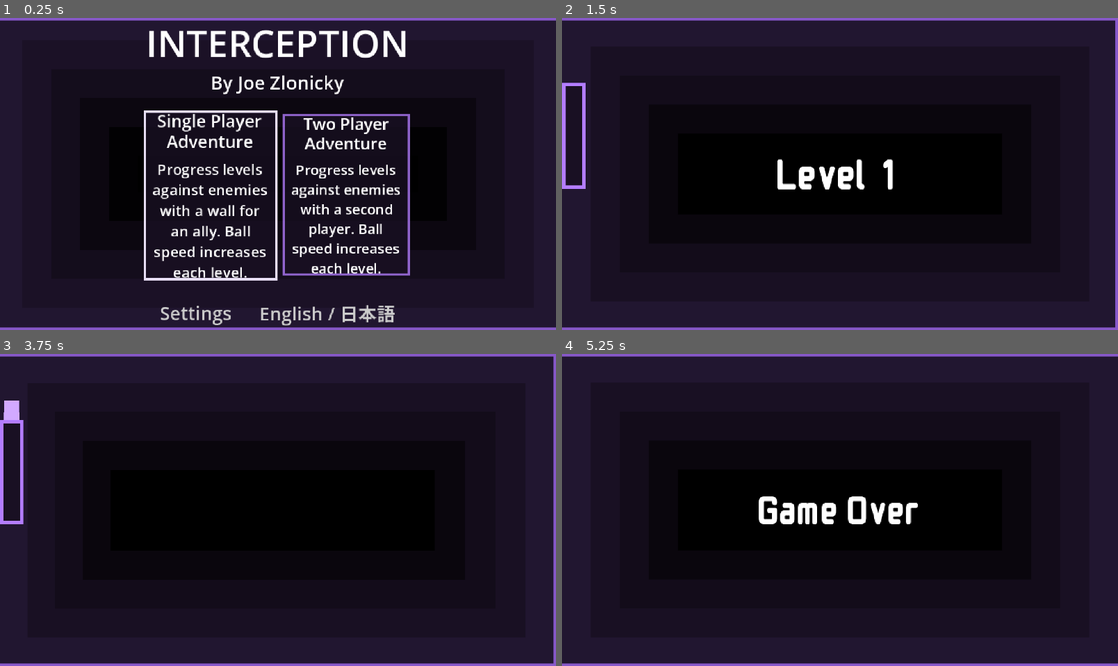
Above: before the commit, frames 1-4 (two rows, left to right).
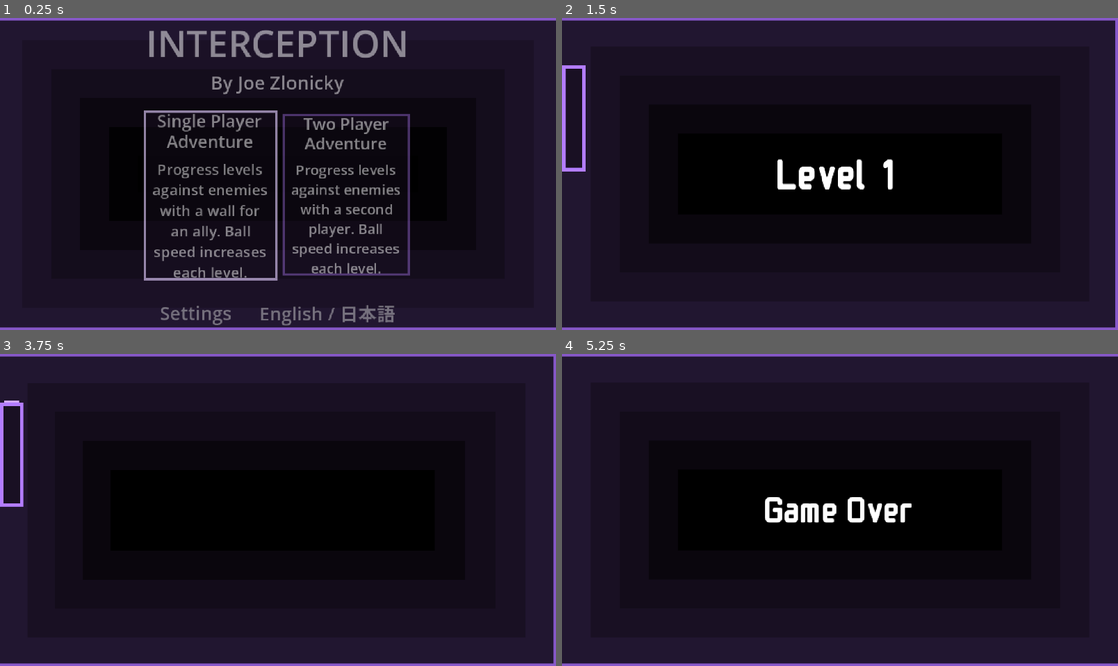
Above: after the commit, the same moments.

Repository: JoeZlonicky/interception
Game: Godot game, scene res://scenes/launcher/launcher.tscn
Same seed, same stepped clock (60 frames per second), same inputs: the game is played once before the commit and once after it.
Inputs (mouse positions are in pixels of both pictures, inside the frame that each line leads up to):
- Up to frame 1 (0.25 s): no input
- Up to frame 2 (1.5 s): tap Enter at 0.5 s; move the mouse to (962, 158) at 0.52 s; hold W (player_1_move_up) 0.53-1.28 s; tap Down (player_2_move_down) at 0.6 s; click (962, 158) at 0.67 s; move the mouse to (728, 189) at 1.27 s; hold S (player_1_move_down) from 1.28 s (still down); tap Up (player_2_move_up) at 1.35 s; click (728, 189) at 1.42 s
- Up to frame 3 (3.75 s): move the mouse to (333, 441) at 2.02 s; release S (player_1_move_down) at 2.03 s; hold W (player_1_move_up) 2.03-3.53 s; tap Down (player_2_move_down) at 2.1, 3.6 s; click (333, 441) at 2.17 s; move the mouse to (250, 572) at 2.77 s; tap Up (player_2_move_up) at 2.85 s; click (250, 572) at 2.92 s; move the mouse to (444, 556) at 3.52 s; hold S (player_1_move_down) from 3.53 s (still down); click (444, 556) at 3.67 s
- Up to frame 4 (5.25 s): tap Escape (pause_toggle) at 4.15 s; release S (player_1_move_down) at 4.25 s; click (840, 503) at 4.25 s, where only the run before the commit has a clickable "Continue"; move the mouse to (673, 463) at 5.02 s; hold S (player_1_move_down) from 5.03 s (still down); tap Up (player_2_move_up) at 5.1 s; click (673, 463) at 5.17 s

The runs differ from the first frame. In frame 1, 8.9% of the frame differs, in the area x 25-74%, y 3-99%; in frame 2, 0.3%; in frame 3, 0.4%; in frame 4, 1.2%.

Commit message:
Fix main menu focus bug

Diff:
--- a/project.godot
+++ b/project.godot
@@ -88,12 +88,14 @@
 "deadzone": 0.2,
 "events": [Object(InputEventKey,"resource_local_to_scene":false,"resource_name":"","device":-1,"window_id":0,"alt_press …(192 unchanged characters)…
 , Object(InputEventJoypadMotion,"resource_local_to_scene":false,"resource_name":"","device":0,"axis":1,"axis_value":-1.0,"script":null)
+, Object(InputEventMouseButton,"resource_local_to_scene":false,"resource_name":"","device":-1,"window_id":0,"alt_pressed":false,"shift_pressed":false,"ctrl_pressed":false,"meta_pressed":false,"button_mask":0,"position":Vector2(0, 0),"global_position":Vector2(0, 0),"factor":1.0,"button_index":1,"canceled":false,"pressed":false,"double_click":false,"script":null)
 ]
 }
 player_1_move_down={
 "deadzone": 0.2,
 "events": [Object(InputEventKey,"resource_local_to_scene":false,"resource_name":"","device":-1,"window_id":0,"alt_press …(192 unchanged characters)…
 , Object(InputEventJoypadMotion,"resource_local_to_scene":false,"resource_name":"","device":0,"axis":1,"axis_value":1.0,"script":null)
+, Object(InputEventMouseButton,"resource_local_to_scene":false,"resource_name":"","device":-1,"window_id":0,"alt_pressed":false,"shift_pressed":false,"ctrl_pressed":false,"meta_pressed":false,"button_mask":0,"position":Vector2(0, 0),"global_position":Vector2(0, 0),"factor":1.0,"button_index":2,"canceled":false,"pressed":false,"double_click":false,"script":null)
 ]
 }
 fullscreen_toggle={
--- a/scenes/game/game.gd
+++ b/scenes/game/game.gd
@@ -31,7 +31,6 @@
 func _ready() -> void:
 	main_menu.fade_in()
 	main_menu.display_game_modes(all_game_modes)
-	#spawn_ball()
 
 
 func _process(_delta: float) -> void:
@@ -74,10 +73,6 @@
 	var starting_direction := Vector2.from_angle(starting_angle)
 	ball.set_direction(starting_direction)
 	_update_ball_speed()
-
-	# Update what the AI paddles is following
-	if right_paddle:
-		right_paddle.target = ball
 
 
 func next_level() -> void:
--- a/scenes/menus/main_menu/main_menu.gd
+++ b/scenes/menus/main_menu/main_menu.gd
@@ -18,7 +18,6 @@
 		button.game_mode_data = mode_data
 		button.pressed.connect(_on_game_mode_button_selected.bind(mode_data))
 		game_modes_container.add_child(button)
-	_set_default_focus()
 
 
 func fade_out() -> void:
@@ -30,7 +29,13 @@
 
 func fade_in() -> void:
 	show()
-	await TweenUtility.fade_in(menu_container).finished
+	menu_container.modulate.a = 0.0
+
+	var fade_tween := TweenUtility.fade_in(menu_container)
+
+	await get_tree().process_frame
+	_set_default_focus()
+	await fade_tween.finished
 
 
 func _on_game_mode_button_selected(mode_data: GameModeData) -> void:
--- a/scenes/menus/pause_menu/pause_menu.gd
+++ b/scenes/menus/pause_menu/pause_menu.gd
@@ -15,6 +15,10 @@
 
 
 func _unhandled_input(event: InputEvent) -> void:
+	var game := GameUtility.get_game()
+	if game and not game.ball:
+		return
+
 	if event.is_action_pressed("pause_toggle"):
 		if visible:
 			_close()
